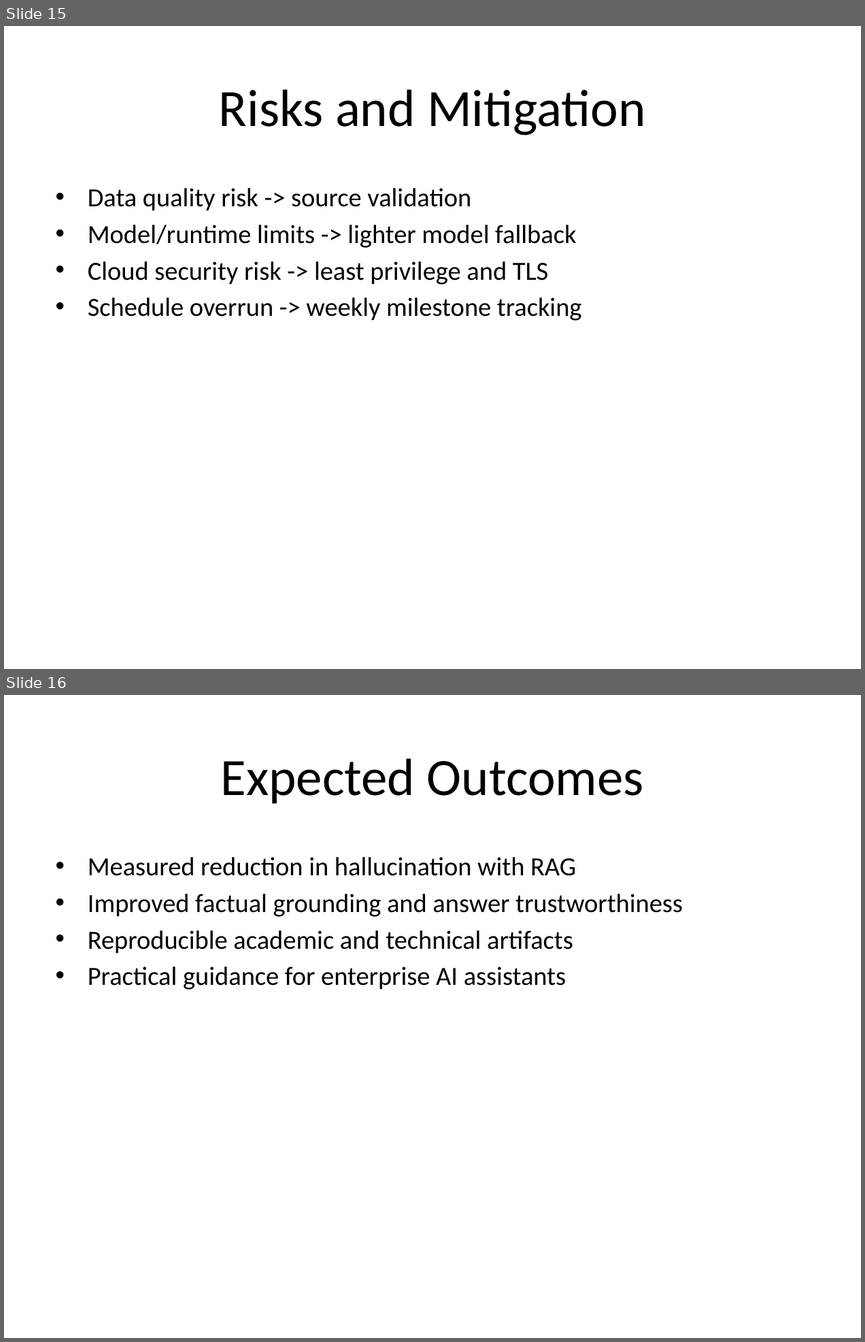
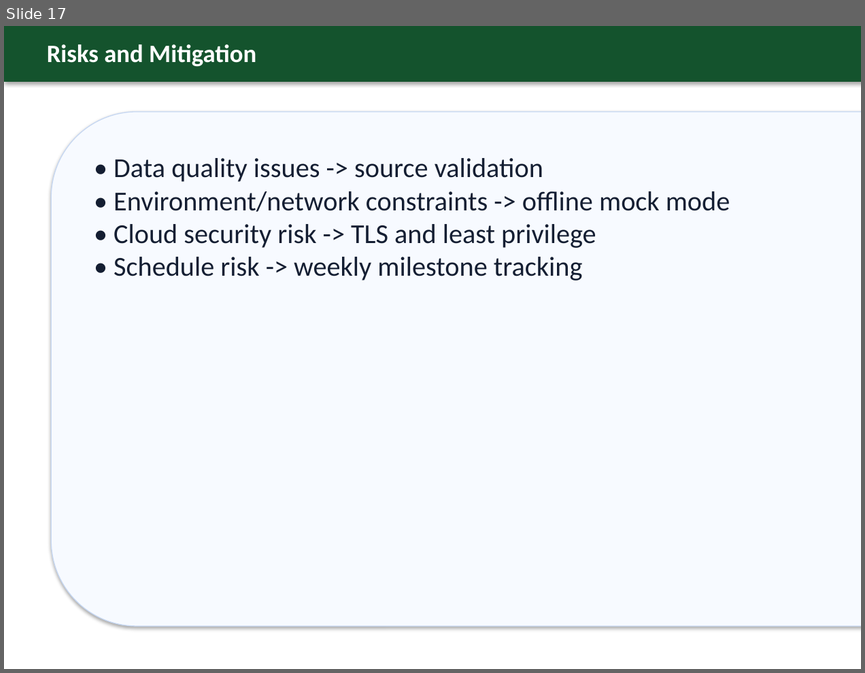
Before and after one commit to sundar0004/-Cloud-Based-RAG, a slide deck: docs/MSc_RAG_Project_Vels_University.pptx. Shown one above the other, each under a label of ours: slides 15 and 16 before the commit, slide 17 after it. The pictures are 865x1342 and 865x673 pixels, drawn with LibreOffice and Linux fonts; fonts in the diff are those of the drawing. Boxes give left, top, right and bottom in pixels: in the first picture for what was removed or moved away, otherwise in the second. Text is boxed around its words. In the diff, an @@ line names an element or a change of style, - is before the commit and + after.

```diff
--- a/docs/MSc_RAG_Project_Vels_University.pptx
+++ b/docs/MSc_RAG_Project_Vels_University.pptx
@@ slide 16 removed at [4,695,861,1338], background #FFFFFF @@
@@ title removed at [221,758,644,804] @@
-Expected Outcomes
@@ text removed at [88,857,683,989] @@
-• Measured reduction in hallucination with RAG
-• Improved factual grounding and answer trustworthiness
-• Reproducible academic and technical artifacts
-• Practical guidance for enterprise AI assistants
@@ what was slide 15 is now slide 17 @@
@@ slide 17 changed as well @@
@@ rectangle added at [4,26,861,82], fill #14532D @@
@@ text "Risks and Mitigation": place and size @@
-text "Risks and Mitigation" at [219,89,645,135]
+text "Risks and Mitigation" at [47,44,256,67]
@@ text "Risks and Mitigation" at [47,44,256,67]: size 44 to 21 pt, text colour #000000 to #FFFFFF, bold on; alignment centre to left; vertical alignment middle to top @@
@@ rounded rectangle added at [51,112,861,626], fill #F7FAFF, outline #C6D7F2 0.75 pt @@
@@ text at [113,158,730,280]: text changed; size 22 to 23 pt; text colour #000000 to #141E32 @@
-• Data quality risk -> source validation
-• Model/runtime limits -> lighter model fallback
-• Cloud security risk -> least privilege and TLS
-• Schedule overrun -> weekly milestone tracking
+• Data quality issues -> source validation
+• Environment/network constraints -> offline mock mode
+• Cloud security risk -> TLS and least privilege
+• Schedule risk -> weekly milestone tracking
```
Also in this commit, not shown: 5 other slides changed, 14 slides added, 12 other slides removed, 1 other file.
